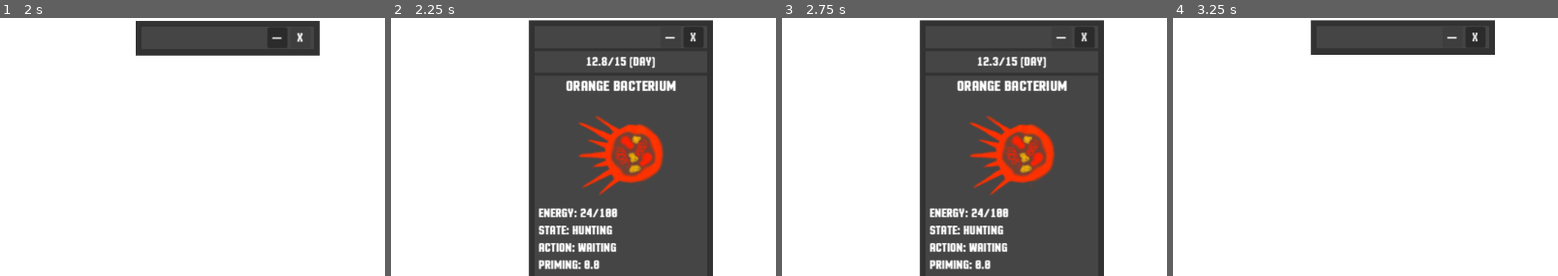
Above: before the commit, frames 1-4 (left to right).
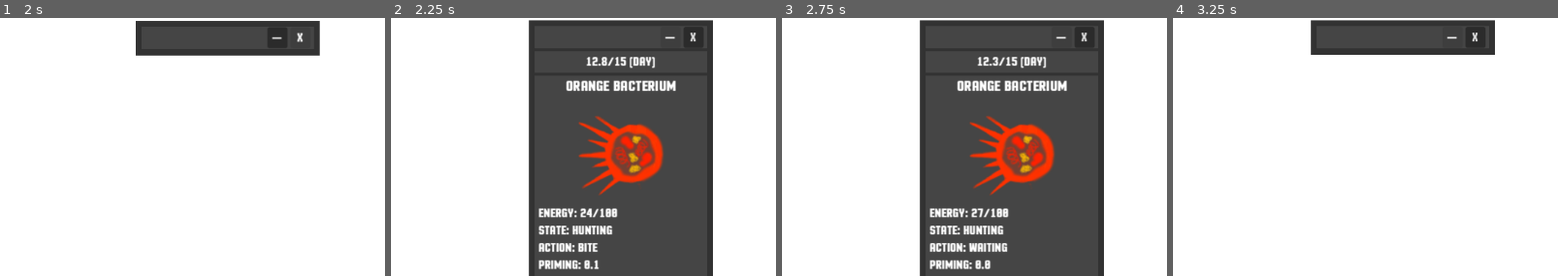
Above: after the commit, the same moments.

Repository: blekki/Bacteriostat
Game: Godot game, scene res://src/bacteriostat/bacteriostat.tscn
Same seed, same stepped clock (60 frames per second), same inputs: the game is played once before the commit and once after it.
Inputs (mouse positions are % of the whole screen's width and height, from its top left):
- Up to frame 1 (2 s): tap Enter at 0.5 s; drag from (25, 54) to (44, 33) at 0.52 s; click "—" at 1.25 s
- Up to frame 2 (2.25 s): click "—" at 2 s
- Up to frame 3 (2.75 s): no input
- Up to frame 4 (3.25 s): click "—" at 2.75 s
The pictures show only the part of the screen within x 50-100%, y 19-68%; the shares and areas given below are measured in that part.

Frame 1 is identical in both runs. In frame 2, 0.3% of the frame differs, in the area x 49-59%, y 87-97%; in frame 3, less than 0.1%; in frame 4, nothing differs.

Commit message:
Fix: broken collisions inheritance

Diff:
--- a/src/bacterium/bacterium.tscn
+++ b/src/bacterium/bacterium.tscn
@@ -3,6 +3,12 @@
 [ext_resource type="PackedScene" uid="uid://bo1y1apxgdai4" path="res://src/entity/entity.tscn" id="1_do35s"]
 [ext_resource type="Script" uid="uid://ccwjhxdl3dfin" path="res://src/bacterium/bacterium.gd" id="2_wpy8d"]
 [ext_resource type="Script" uid="uid://d0q81esm3nag4" path="res://src/bacterium/action_priming.gd" id="3_0p2cm"]
+
+[sub_resource type="CircleShape2D" id="CircleShape2D_wsg2m"]
+resource_local_to_scene = true
+
+[sub_resource type="CircleShape2D" id="CircleShape2D_12tcg"]
+resource_local_to_scene = true
 
 [node name="Bacterium" unique_id=1553382449 instance=ExtResource("1_do35s")]
 scale = Vector2(0.5, 0.5)
@@ -23,6 +29,12 @@
 light_mask = 2
 visibility_layer = 2
 
+[node name="Collision" parent="." index="2" unique_id=299581857]
+shape = SubResource("CircleShape2D_wsg2m")
+
+[node name="ClickableCollision" parent="ClickableArea" parent_id_path=PackedInt32Array(1380816360) index="0" unique_id=186964460]
+shape = SubResource("CircleShape2D_12tcg")
+
 [node name="NavigationAgent" type="NavigationAgent2D" parent="." index="4" unique_id=2079435920]
 target_desired_distance = 20.0
 
--- a/src/bacterium/green_bacterium.tscn
+++ b/src/bacterium/green_bacterium.tscn
@@ -7,6 +7,14 @@
 
 [sub_resource type="CanvasItemMaterial" id="CanvasItemMaterial_7xdro"]
 light_mode = 1
+
+[sub_resource type="CircleShape2D" id="CircleShape2D_7xdro"]
+resource_local_to_scene = true
+radius = 46.389652
+
+[sub_resource type="CircleShape2D" id="CircleShape2D_mqjxt"]
+resource_local_to_scene = true
+radius = 46.0
 
 [node name="GreenBacterium" unique_id=1553382449 instance=ExtResource("1_m1jx1")]
 script = ExtResource("2_wljwo")
@@ -20,3 +28,9 @@
 self_modulate = Color(1, 1, 1, 0)
 material = SubResource("CanvasItemMaterial_7xdro")
 texture = ExtResource("4_7xdro")
+
+[node name="Collision" parent="." index="2" unique_id=299581857]
+shape = SubResource("CircleShape2D_7xdro")
+
+[node name="ClickableCollision" parent="ClickableArea" parent_id_path=PackedInt32Array(1380816360) index="0" unique_id=186964460]
+shape = SubResource("CircleShape2D_mqjxt")
--- a/src/bacterium/orange_bacterium.tscn
+++ b/src/bacterium/orange_bacterium.tscn
@@ -4,6 +4,14 @@
 [ext_resource type="Script" uid="uid://b2ir52vl5gir6" path="res://src/bacterium/orange_bacterium.gd" id="2_11rw8"]
 [ext_resource type="Texture2D" uid="uid://c34pf0dvcglcr" path="res://assets/orange_bacterium.png" id="3_78ysb"]
 [ext_resource type="Texture2D" uid="uid://r21ynfssojby" path="res://assets/orange_lumi.png" id="4_162a5"]
+
+[sub_resource type="CircleShape2D" id="CircleShape2D_78ysb"]
+resource_local_to_scene = true
+radius = 34.058773
+
+[sub_resource type="CircleShape2D" id="CircleShape2D_162a5"]
+resource_local_to_scene = true
+radius = 34.0
 
 [node name="Bacterium" unique_id=1553382449 instance=ExtResource("1_t0hj7")]
 script = ExtResource("2_11rw8")
@@ -19,10 +27,12 @@
 texture = ExtResource("4_162a5")
 
 [node name="Collision" parent="." index="2" unique_id=299581857]
-position = Vector2(4, 0)
+position = Vector2(6, 0)
+shape = SubResource("CircleShape2D_78ysb")
 
 [node name="ClickableCollision" parent="ClickableArea" parent_id_path=PackedInt32Array(1380816360) index="0" unique_id=186964460]
-position = Vector2(4, 0)
+position = Vector2(6, 0)
+shape = SubResource("CircleShape2D_162a5")
 
 [node name="DashTimer" type="Timer" parent="." index="6" unique_id=632611988]
 wait_time = 2.5
--- a/src/bacterium/purple_bacterium.tscn
+++ b/src/bacterium/purple_bacterium.tscn
@@ -6,10 +6,12 @@
 [ext_resource type="Texture2D" uid="uid://bosx6gotfo8bq" path="res://assets/purple_lumi.png" id="4_adisn"]
 
 [sub_resource type="CapsuleShape2D" id="CapsuleShape2D_44e8l"]
+resource_local_to_scene = true
 radius = 34.0
 height = 92.0
 
 [sub_resource type="CapsuleShape2D" id="CapsuleShape2D_adisn"]
+resource_local_to_scene = true
 radius = 34.0
 height = 92.0
 
--- a/src/energy_cell/energy_cell.tscn
+++ b/src/energy_cell/energy_cell.tscn
@@ -3,6 +3,14 @@
 [ext_resource type="PackedScene" uid="uid://bo1y1apxgdai4" path="res://src/entity/entity.tscn" id="1_3a1qc"]
 [ext_resource type="Script" uid="uid://bs6qv8dqtkfbu" path="res://src/energy_cell/energy_cell.gd" id="2_bjre1"]
 [ext_resource type="Texture2D" uid="uid://dtusbqm3pryvq" path="res://assets/grass_energy_cell.png" id="3_v5jjv"]
+
+[sub_resource type="CircleShape2D" id="CircleShape2D_v5jjv"]
+resource_local_to_scene = true
+radius = 40.0
+
+[sub_resource type="CircleShape2D" id="CircleShape2D_ibrwm"]
+resource_local_to_scene = true
+radius = 40.0
 
 [node name="EnergyCell" unique_id=1553382449 instance=ExtResource("1_3a1qc")]
 scale = Vector2(0.2, 0.2)
@@ -18,9 +26,9 @@
 visible = false
 
 [node name="Collision" parent="." index="2" unique_id=299581857]
-visible = true
 scale = Vector2(1.5, 1.5)
+shape = SubResource("CircleShape2D_v5jjv")
 
 [node name="ClickableCollision" parent="ClickableArea" parent_id_path=PackedInt32Array(1380816360) index="0" unique_id=186964460]
-visible = true
 scale = Vector2(1.5, 1.5)
+shape = SubResource("CircleShape2D_ibrwm")
--- a/src/entity/entity.tscn
+++ b/src/entity/entity.tscn
@@ -5,11 +5,11 @@
 [sub_resource type="CanvasItemMaterial" id="CanvasItemMaterial_jrrsu"]
 light_mode = 1
 
-[sub_resource type="CircleShape2D" id="CircleShape2D_v5jjv"]
-radius = 34.0
+[sub_resource type="CircleShape2D" id="CircleShape2D_gbh6w"]
+resource_local_to_scene = true
 
-[sub_resource type="CircleShape2D" id="CircleShape2D_mqjxt"]
-radius = 34.058773
+[sub_resource type="CircleShape2D" id="CircleShape2D_jrrsu"]
+resource_local_to_scene = true
 
 [node name="Entity" type="CharacterBody2D" unique_id=1553382449]
 z_index = -1
@@ -23,13 +23,13 @@
 material = SubResource("CanvasItemMaterial_jrrsu")
 
 [node name="Collision" type="CollisionShape2D" parent="." unique_id=299581857]
-shape = SubResource("CircleShape2D_v5jjv")
+shape = SubResource("CircleShape2D_gbh6w")
 
 [node name="ClickableArea" type="Area2D" parent="." unique_id=1380816360]
 collision_layer = 256
 collision_mask = 256
 
 [node name="ClickableCollision" type="CollisionShape2D" parent="ClickableArea" unique_id=186964460]
-shape = SubResource("CircleShape2D_mqjxt")
+shape = SubResource("CircleShape2D_jrrsu")
 
 [connection signal="input_event" from="ClickableArea" to="." method="_on_clickable_area_input_event"]
